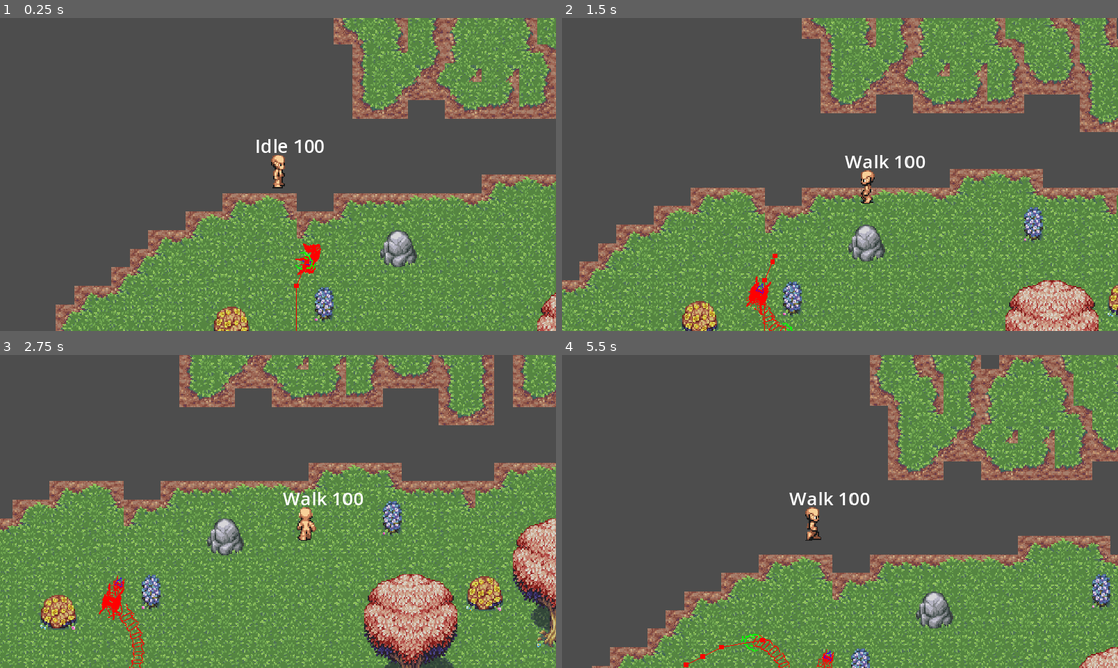
Above: before the commit, frames 1-4 (two rows, left to right).
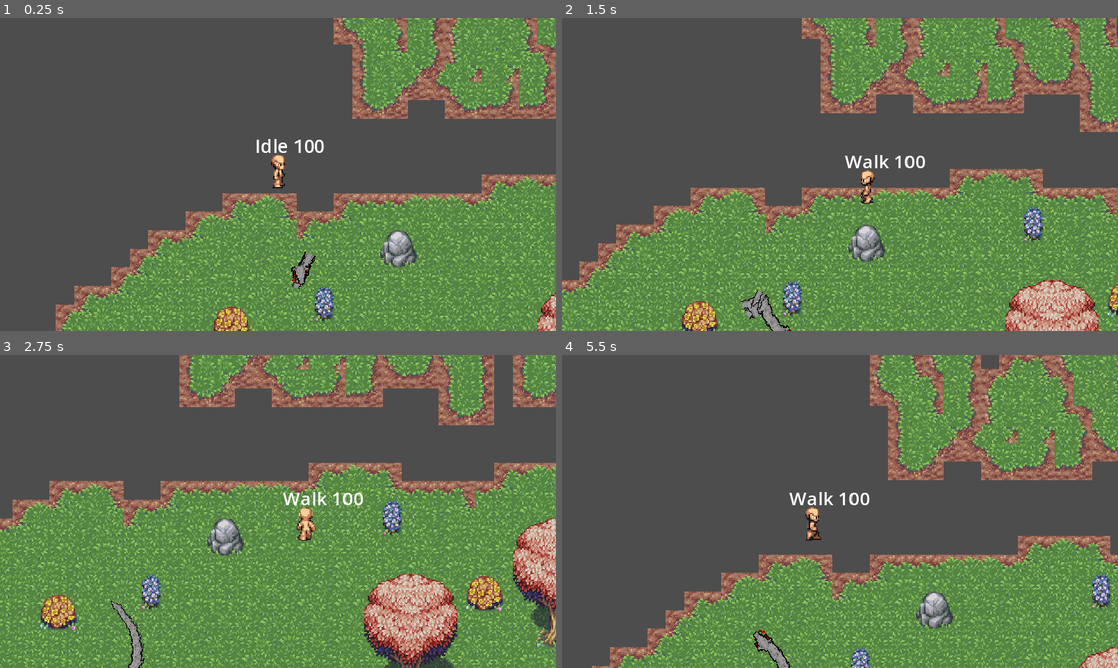
Above: after the commit, the same moments.

Repository: danyul-h/de-pop
Game: Godot game, scene res://world/world.tscn
The game is run twice, just before and just after one commit, with the same random seed, the same clock (stepped at 60 frames per second) and the same inputs.
Inputs (mouse positions are in pixels of both pictures, inside the frame that each line leads up to):
- Up to frame 1 (0.25 s): no input
- Up to frame 2 (1.5 s): move the mouse to (962, 158) at 0.52 s; hold D (right) 0.53-1.28 s; tap Space (jump) at 0.77 s; move the mouse to (728, 190) at 1.27 s; hold S (down) from 1.28 s (still down)
- Up to frame 3 (2.75 s): tap Space (jump) at 1.52 s; move the mouse to (333, 442) at 2.02 s; release S (down) at 2.03 s; hold D (right) from 2.03 s (still down)
- Up to frame 4 (5.5 s): move the mouse to (812, 574) at 2.77 s; release D (right) at 2.78 s; hold W (up) 2.78-3.53 s; tap Space (jump) at 3.02, 3.77, 4.52 s; move the mouse to (1006, 558) at 3.52 s; hold A (left) 3.53-5.03 s; move the mouse to (673, 464) at 4.27 s; move the mouse to (867, 511) at 5.02 s; hold S (down) from 5.03 s (still down)

The runs differ from the first frame. In frame 1, 0.4% of the frame differs, in the area x 52-58%, y 72-100%; in frame 2, 0.6%; in frame 3, 0.7%, in the area x 17-26%, y 70-100%; in frame 4, 0.5%.

Commit message:
added snake asset

Diff:
--- a/enemies/scripts/snake.gd
+++ b/enemies/scripts/snake.gd
@@ -40,13 +40,13 @@
 	head.move_and_slide()
 
 func _process(_delta):
-	head.global_rotation = lerp_angle(head.global_rotation, nav_agent.velocity.angle(), lerp_speed)
+	head.global_rotation = lerp_angle(head.global_rotation, head.velocity.angle(), lerp_speed)
 	for i in num_segments:
 		var segment = segments[i]
 		var ahead : Node2D
 		if i == 0: ahead = head
 		else: ahead = segments[i-1]
-		segment.global_rotation = lerp_angle(segment.global_rotation, segment.position.angle_to_point(ahead.position), lerp_speed)
+		segment.global_rotation = lerp_angle(segment.global_rotation, segment.position.angle_to_point(ahead.position), 1)
 		var scaled_distance = segment_distance*scale_curve.sample_baked(i/float(num_segments))
 		segment.position = ahead.position - (segment.position.direction_to(ahead.position) * scaled_distance)
 	#queue_redraw()
--- a/enemies/snake.tscn
+++ b/enemies/snake.tscn
@@ -1,17 +1,17 @@
 [gd_scene load_steps=11 format=3 uid="uid://d1gi6a5x0hkfk"]
 
 [ext_resource type="Script" path="res://enemies/scripts/snake.gd" id="1_31t7a"]
-[ext_resource type="Texture2D" uid="uid://snj5xk7j8mfg" path="res://assets/piskel/head.png" id="2_cct6u"]
+[ext_resource type="Texture2D" uid="uid://koluejf2xnbw" path="res://assets/piskel/head.png" id="2_cct6u"]
 [ext_resource type="PackedScene" uid="uid://q70bbpu4bsgb" path="res://enemies/segment.tscn" id="2_jox2w"]
 [ext_resource type="Script" path="res://components/scripts/health_component.gd" id="2_psw2u"]
-[ext_resource type="Texture2D" uid="uid://bgl7i6r5jilsf" path="res://assets/piskel/body.png" id="3_43h8p"]
-[ext_resource type="Texture2D" uid="uid://diyb87v3qtvmq" path="res://assets/piskel/tail.png" id="4_kvh6x"]
+[ext_resource type="Texture2D" uid="uid://b7jepaf60q4qa" path="res://assets/piskel/body.png" id="3_43h8p"]
+[ext_resource type="Texture2D" uid="uid://cwcli6g0bftmm" path="res://assets/piskel/tail.png" id="4_kvh6x"]
 [ext_resource type="PackedScene" uid="uid://cg4eh4rglogqp" path="res://components/state_machine.tscn" id="4_swq08"]
 [ext_resource type="Script" path="res://enemies/wandering.gd" id="5_x0dby"]
 
 [sub_resource type="Curve" id="Curve_88oy6"]
-_data = [Vector2(0, 0.7), 0.0, 0.0, 0, 0, Vector2(0.1, 0.6), 0.0, 0.0, 0, 0, Vector2(0.3, 1), 0.0, 0.0, 0, 0, Vector2(0.5, 0.7), -2.14011, -2.14011, 0, 0, Vector2(1, 0.5), 0.0, 0.0, 0, 0]
-point_count = 5
+_data = [Vector2(0, 1), 0.0, 0.0, 0, 0, Vector2(1, 0.5), 0.0, 0.0, 0, 0]
+point_count = 2
 metadata/_snap_enabled = true
 
 [sub_resource type="Curve" id="Curve_k20kn"]
@@ -23,8 +23,8 @@
 [node name="Snake" type="Node2D"]
 y_sort_enabled = true
 script = ExtResource("1_31t7a")
-num_segments = 50
-segment_distance = 16.0
+num_segments = 10
+segment_distance = 20.0
 scale_curve = SubResource("Curve_88oy6")
 head_texture = ExtResource("2_cct6u")
 body_texture = ExtResource("3_43h8p")
@@ -34,6 +34,7 @@
 [node name="Body" type="Node2D" parent="."]
 
 [node name="Head" parent="." instance=ExtResource("2_jox2w")]
+z_index = 1
 
 [node name="NavigationAgent2D" type="NavigationAgent2D" parent="Head"]
 path_desired_distance = 8.0
@@ -41,7 +42,6 @@
 simplify_path = true
 avoidance_enabled = true
 radius = 8.0
-debug_enabled = true
 
 [node name="HealthComponent" type="Node2D" parent="." node_paths=PackedStringArray("actor")]
 script = ExtResource("2_psw2u")
@@ -55,7 +55,7 @@
 
 [node name="Wandering" type="Node" parent="StateMachine" node_paths=PackedStringArray("nav_agent")]
 script = ExtResource("5_x0dby")
-speed = 80.0
+speed = 60.0
 nav_agent = NodePath("../../Head/NavigationAgent2D")
 view_curve = SubResource("Curve_k20kn")
 view_range = 2.094
--- a/enemies/wandering.gd
+++ b/enemies/wandering.gd
@@ -1,6 +1,7 @@
 extends State
 
 @export var speed : float
+@export var pause_time : float
 @export var nav_agent : NavigationAgent2D
 
 @export var view_curve : Curve
@@ -14,7 +15,7 @@
 	call_deferred("make_path")
 
 func make_path():
-	await get_tree().create_timer(0.2).timeout
+	await get_tree().create_timer(pause_time).timeout
 	var theta = view_curve.sample_baked(randf()) + nav_agent.velocity.angle() - view_curve.max_value / 2
 	var r = sqrt(randf()) * dist_range + dist_min
 	nav_agent.target_position = actor.global_position + Vector2(r*cos(theta), r*sin(theta))
Binary file changed: assets/piskel/body.png
Not shown, changed: assets/piskel/body.png.import
Binary file changed: assets/piskel/head.png
Not shown, changed: assets/piskel/head.png.import
Binary file changed: assets/piskel/tail.png
Not shown, changed: assets/piskel/tail.png.import
Not shown: 1 places in enemies/segment.tscn that only renumber resources
